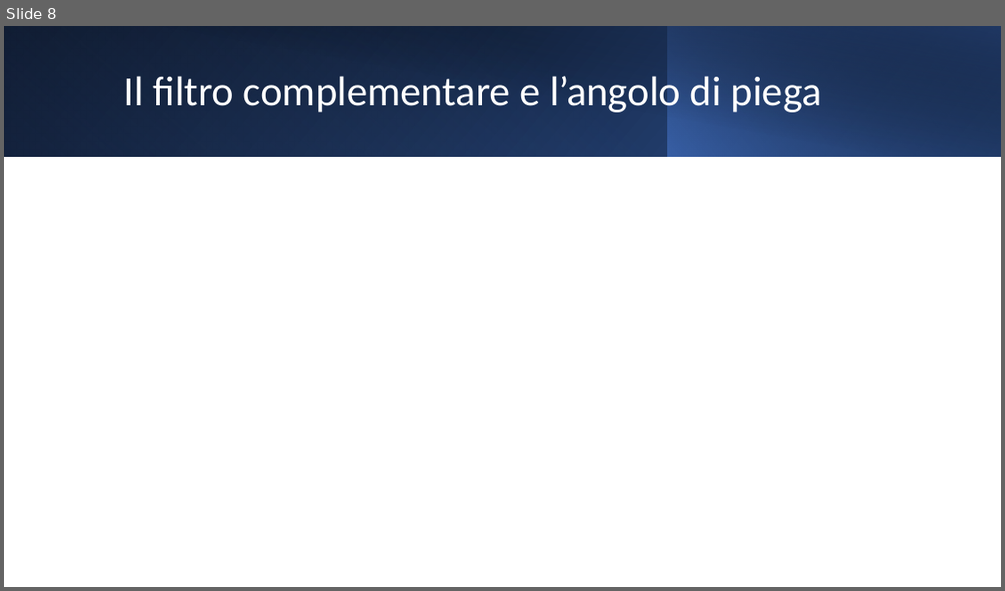
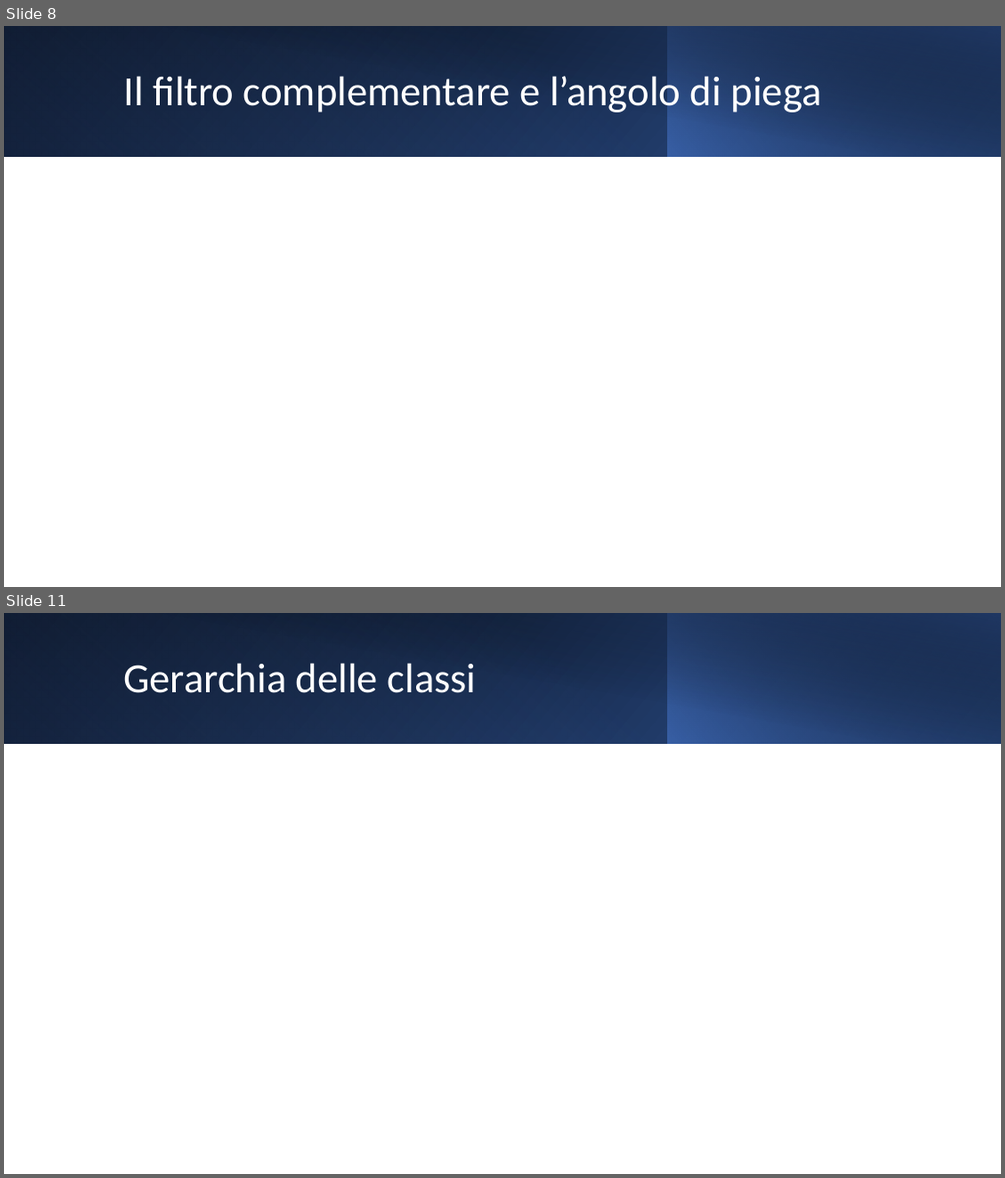
Before and after one commit to Alby-C/MA-IoT, a slide deck: BikeActivity.pptx. Shown one above the other, each under a label of ours: slide 8 before the commit, slides 8 and 11 after it; the slides between them are not shown. The pictures are 1005x591 and 1005x1178 pixels, drawn with LibreOffice and Linux fonts; fonts in the diff are those of the drawing; grey boxes stand for pictures. Boxes give left, top, right and bottom in pixels: in the first picture for what was removed or moved away, otherwise in the second. Text is boxed around its words. In the diff, an @@ line names an element or a change of style, - is before the commit and + after.

```diff
--- a/BikeActivity.pptx
+++ b/BikeActivity.pptx
@@ slide 11 added at [4,613,1001,1174], background #FFFFFF @@
@@ rectangle added at [4,613,1001,743], fill gradient #000000 to #2F5597 @@
@@ rectangle added at [4,613,668,743], fill gradient #4472C4 to #203864 @@
@@ rectangle added at [41,613,1001,744], fill gradient #000000 to #203864 @@
@@ rectangle added at [667,613,1001,743], fill gradient #4472C4 to #000000 @@
@@ title added at [123,663,477,693], 40 pt, text #FFFFFF @@
+Gerarchia delle classi
```
Also in this commit, not shown: 6 slides changed, 7 other slides added.
